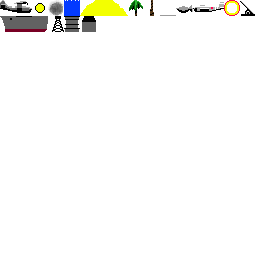
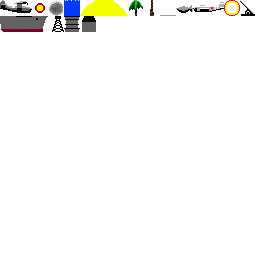
The second 256 × 256 image is a revision of the first. Changes to its layers:
painted on "tiles.png" over [left=0, top=3, right=48, bottom=32]
